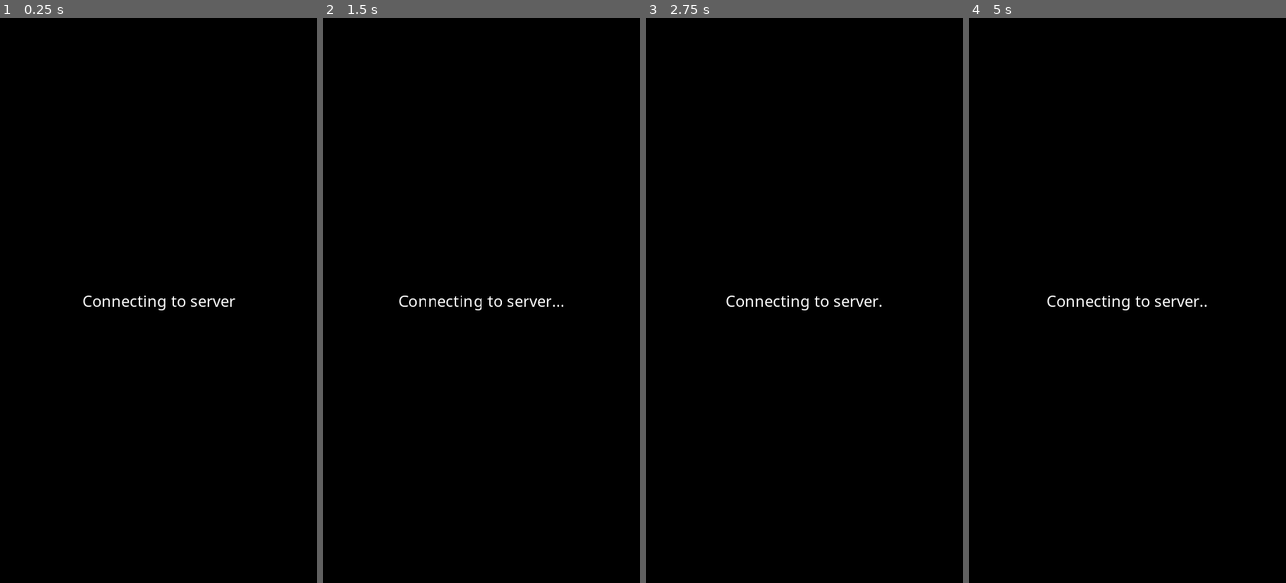
Above: before the commit, frames 1-4 (left to right).
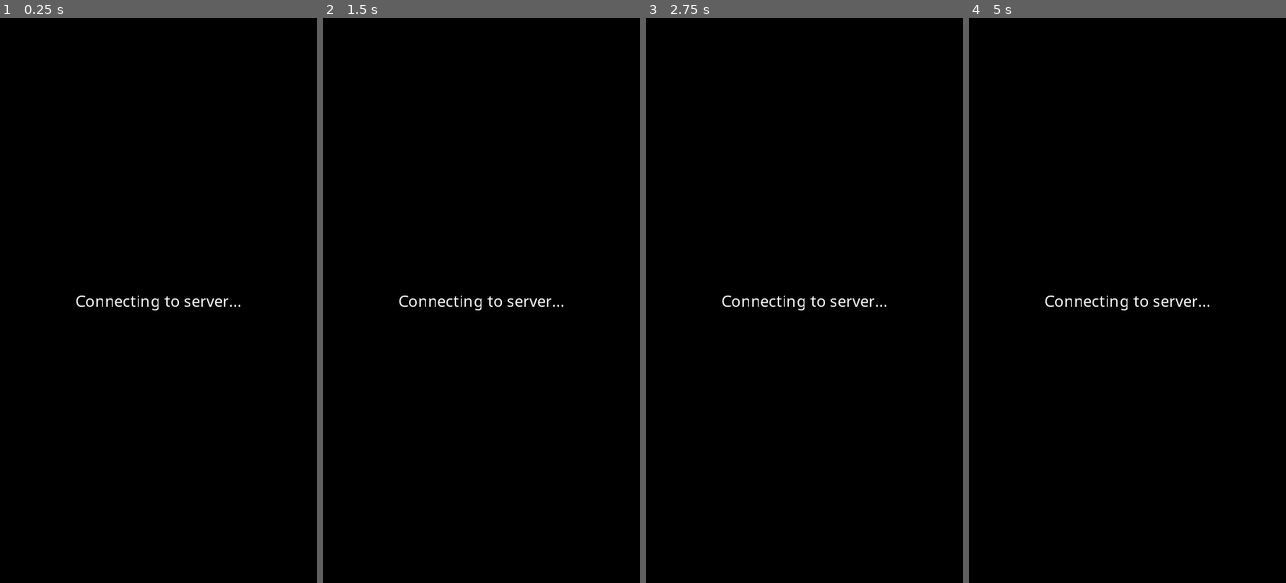
Above: after the commit, the same moments.

Repository: FIGBERT/Sov
Game: Godot game, scene res://entry.tscn
Same seed, same stepped clock (60 frames per second), same inputs: the game is played once before the commit and once after it.
Inputs:
- Up to frame 1 (0.25 s): no input
- Up to frame 2 (1.5 s): tap Enter at 1.25 s
- Up to frame 3 (2.75 s): no input
- Up to frame 4 (5 s): tap Space at 2.75 s; tap Enter at 4.25 s

The runs differ from the first frame. In frame 1, 0.5% of the frame differs, in the area x 24-76%, y 49-52%; in frame 2, nothing differs; in frame 3, 0.5%; in frame 4, 0.5%.

Commit message:
Add lobby before game starts
Remaining issues with lobby implementation:
  - Can ready up with only one player in lobby
  - Game does not start after everyone is ready

Also larger issue of no character models being created,
but that is a seperate piece that will be added later.

Diff:
--- a/client/client_entry.gd
+++ b/client/client_entry.gd
@@ -1,7 +1,6 @@
 extends Control
 
 
-const LOADING_MESSAGE := "Connecting to server"
 const FAILURE_MESSAGE := "Connection to server failed."
 var safe_area := OS.get_window_safe_area()
 var connection_failed := false
@@ -13,17 +12,10 @@
 	Network.initialize_network()
 	get_tree().connect("connected_to_server", self, "_connection_successful")
 	get_tree().connect("connection_failed", self, "_connection_failed")
-	while not connection_failed:
-		$Message.text = LOADING_MESSAGE + ".".repeat(dots)
-		yield(get_tree().create_timer(0.5), "timeout")
-		if dots < 3:
-			dots += 1
-		else:
-			dots = 0
 
 
 func _connection_successful() -> void:
-	get_tree().change_scene("res://client/gameplay/gameplay.tscn")
+	get_tree().change_scene("res://client/lobby/lobby.tscn")
 
 
 func _connection_failed() -> void:
--- a/client/client_entry.tscn
+++ b/client/client_entry.tscn
@@ -20,6 +20,7 @@
 anchor_bottom = 1.0
 margin_bottom = 0.00012207
 custom_fonts/font = SubResource( 1 )
+text = "Connecting to server..."
 align = 1
 valign = 1
 __meta__ = {
--- /dev/null
+++ b/client/components/gameplay/terrain.tscn
@@ -0,0 +1,17 @@
+[gd_scene load_steps=3 format=2]
+
+[sub_resource type="PlaneMesh" id=1]
+size = Vector2( 12, 12 )
+
+[sub_resource type="BoxShape" id=2]
+extents = Vector3( 6, 1, 6 )
+
+[node name="Floor" type="StaticBody"]
+
+[node name="MeshInstance" type="MeshInstance" parent="."]
+mesh = SubResource( 1 )
+material/0 = null
+
+[node name="CollisionShape" type="CollisionShape" parent="."]
+transform = Transform( 1, 0, 0, 0, 1, 0, 0, 0, 1, 0, -1, 0 )
+shape = SubResource( 2 )
--- a/client/gameplay/gameplay.tscn
+++ /dev/null
@@ -1,22 +0,0 @@
-[gd_scene load_steps=3 format=2]
-
-[sub_resource type="PlaneMesh" id=1]
-size = Vector2( 12, 12 )
-
-[sub_resource type="BoxShape" id=2]
-extents = Vector3( 6, 1, 6 )
-
-[node name="GameRoot" type="Spatial"]
-
-[node name="Floor" type="StaticBody" parent="."]
-
-[node name="MeshInstance" type="MeshInstance" parent="Floor"]
-mesh = SubResource( 1 )
-material/0 = null
-
-[node name="CollisionShape" type="CollisionShape" parent="Floor"]
-transform = Transform( 1, 0, 0, 0, 1, 0, 0, 0, 1, 0, -1, 0 )
-shape = SubResource( 2 )
-
-[node name="Camera" type="Camera" parent="."]
-transform = Transform( 1, 0, 0, 0, 0.896332, 0.443384, 0, -0.443384, 0.896332, 0, 3, 10 )
--- /dev/null
+++ b/client/lobby/client_lobby.gd
@@ -0,0 +1,8 @@
+extends Node
+
+
+
+func _on_button_pressed() -> void:
+	rpc_id(1, "client_ready", get_tree().get_network_unique_id())
+	$UI/Button.hide()
+	$UI/Label.show()
--- /dev/null
+++ b/client/lobby/client_lobby.tscn
@@ -0,0 +1,54 @@
+[gd_scene load_steps=5 format=2]
+
+[ext_resource path="res://client/components/gameplay/terrain.tscn" type="PackedScene" id=1]
+[ext_resource path="res://assets/fonts/NotoSansUI.ttf" type="DynamicFontData" id=2]
+[ext_resource path="res://client/lobby/client_lobby.gd" type="Script" id=3]
+
+
+[sub_resource type="DynamicFont" id=1]
+size = 54
+font_data = ExtResource( 2 )
+
+[node name="Lobby" type="Spatial"]
+script = ExtResource( 3 )
+
+[node name="Floor" parent="." instance=ExtResource( 1 )]
+
+[node name="Camera" type="Camera" parent="."]
+transform = Transform( 1, 0, 0, 0, 0.896332, 0.443384, 0, -0.443384, 0.896332, 0, 3, 10 )
+
+[node name="UI" type="Control" parent="."]
+anchor_right = 1.0
+anchor_bottom = 1.0
+__meta__ = {
+"_edit_use_anchors_": false
+}
+
+[node name="Button" type="Button" parent="UI"]
+anchor_left = 0.5
+anchor_top = 0.8
+anchor_right = 0.5
+anchor_bottom = 0.8
+margin_left = -175.0
+margin_right = 175.0
+margin_bottom = 150.0
+custom_fonts/font = SubResource( 1 )
+text = "Ready"
+__meta__ = {
+"_edit_use_anchors_": false
+}
+
+[node name="Label" type="Label" parent="UI"]
+visible = false
+anchor_left = 0.5
+anchor_top = 0.8
+anchor_right = 0.5
+anchor_bottom = 0.8
+margin_left = -405.0
+margin_right = 405.0
+margin_bottom = 150.0
+custom_fonts/font = SubResource( 1 )
+text = "Waiting for others to ready up..."
+align = 1
+valign = 1
+[connection signal="pressed" from="UI/Button" to="." method="_on_button_pressed"]
--- /dev/null
+++ b/client/match/match.tscn
@@ -0,0 +1,11 @@
+[gd_scene load_steps=2 format=2]
+
+[ext_resource path="res://client/components/gameplay/terrain.tscn" type="PackedScene" id=1]
+
+
+[node name="GameRoot" type="Spatial"]
+
+[node name="Floor" parent="." instance=ExtResource( 1 )]
+
+[node name="Camera" type="Camera" parent="."]
+transform = Transform( 1, 0, 0, 0, 0.896332, 0.443384, 0, -0.443384, 0.896332, 0, 3, 10 )
--- a/common/state.gd
+++ b/common/state.gd
@@ -40,3 +40,9 @@
 	var _players := players.duplicate(true)
 	_players.erase(id)
 	rset("players", _players)
+
+
+func make_player_ready(id: int) -> void:
+	var _players := players.duplicate(true)
+	_players[id]["ready"] = true
+	rset("players", _players)
--- a/entry.gd
+++ b/entry.gd
@@ -3,6 +3,6 @@
 
 func _ready() -> void:
 	if "--server" in OS.get_cmdline_args() or OS.has_feature("Server"):
-		get_tree().change_scene("res://server/server_entry.tscn")
+		get_tree().change_scene("res://server/server_lobby.tscn")
 	else:
 		get_tree().change_scene("res://client/client_entry.tscn")
--- a/server/server_entry.tscn
+++ /dev/null
@@ -1,6 +0,0 @@
-[gd_scene load_steps=2 format=2]
-
-[ext_resource path="res://server/server_entry.gd" type="Script" id=1]
-
-[node name="Entry" type="Node"]
-script = ExtResource( 1 )
--- a/server/server_entry.gd
+++ b/server/server_lobby.gd
@@ -13,3 +13,7 @@
 
 func _client_left_server(id: int) -> void:
 	State.remove_player(id)
+
+
+remote func client_ready(id: int) -> void:
+	State.make_player_ready(id)
--- /dev/null
+++ b/server/server_lobby.tscn
@@ -0,0 +1,6 @@
+[gd_scene load_steps=2 format=2]
+
+[ext_resource path="res://server/server_lobby.gd" type="Script" id=1]
+
+[node name="Lobby" type="Node"]
+script = ExtResource( 1 )
